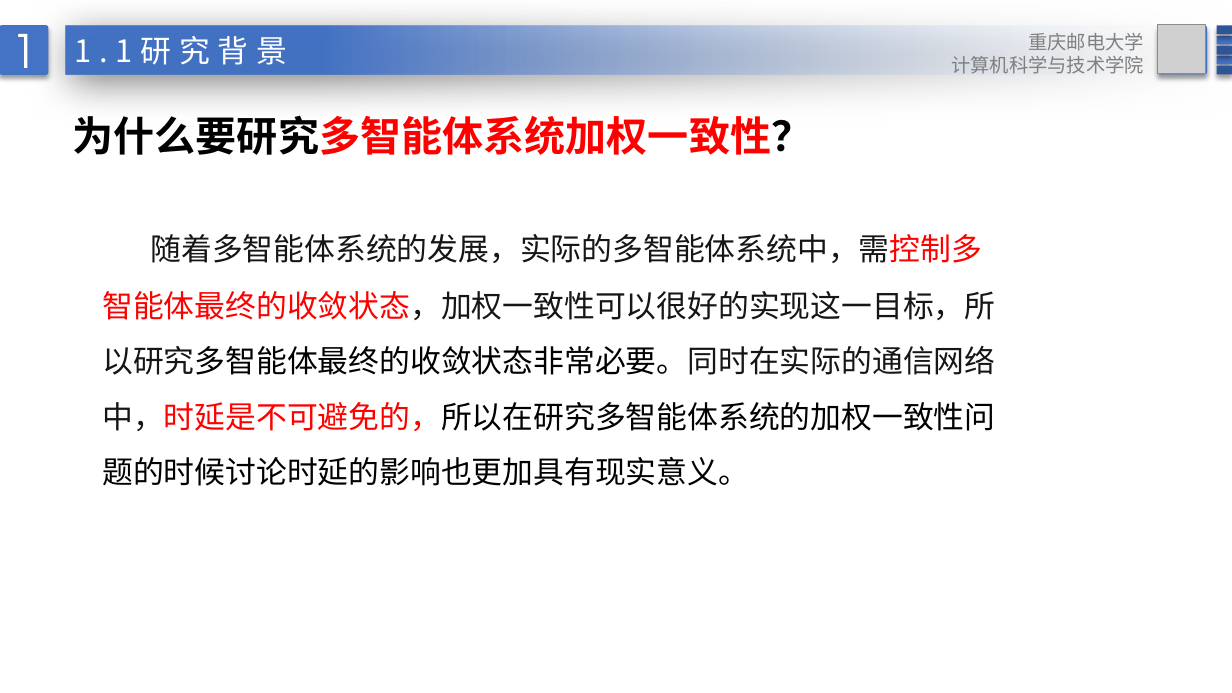
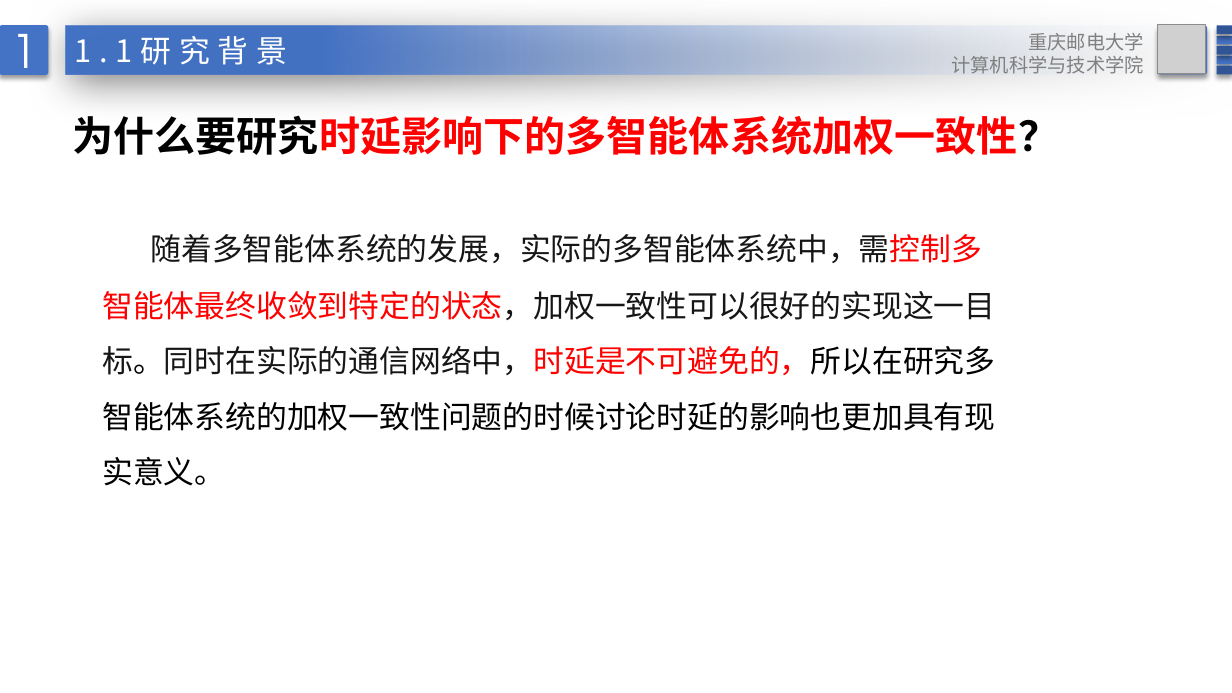
Before and after one commit to DotGeng/graduation, a slide deck: slide 8 of 耿玉坤答辩ppt.pptx. Drawn at 1232x693 pixels with LibreOffice and Linux fonts; fonts in the diff are those of the drawing; grey boxes stand for pictures; background and template pictures are left out. Boxes give left, top, right and bottom in pixels: in the first picture for what was removed or moved away, otherwise in the second. Text is boxed around its words. In the diff, an @@ line names an element or a change of style, - is before the commit and + after.

```diff
--- a/耿玉坤答辩ppt.pptx
+++ b/耿玉坤答辩ppt.pptx
@@ text at (73,115,1060,155): text changed @@
-为什么要研究多智能体系统加权一致性？
+为什么要研究时延影响下的多智能体系统加权一致性？
@@ text at (102,234,995,486): text changed @@
-随着多智能体系统的发展，实际的多智能体系统中，需控制多智能体最终的收敛状态，加权一致性可以很好的实现这一目标，所以研究多智能体最终的收敛状态非常必要。同时在实际的通信网络中，时延是不可避免的，所以在研究多智能体系统的加权一致性问题的时候讨论时延的影响也更加具有现实意义。
+随着多智能体系统的发展，实际的多智能体系统中，需控制多智能体最终收敛到特定的状态，加权一致性可以很好的实现这一目标。同时在实际的通信网络中，时延是不可避免的，所以在研究多智能体系统的加权一致性问题的时候讨论时延的影响也更加具有现实意义。
```
Also in this commit, not shown: 16 other slides changed, 1 slide added, 3 other files.
